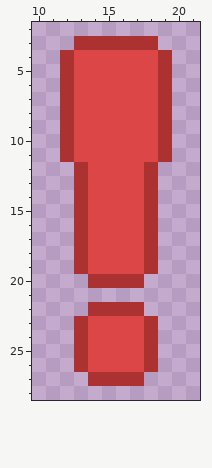
Pixel-art file, stored at Assets/Sprites/ExampleSpeech.aseprite. This is how it looked before the edit.
32x32 pixels, 1 frame. Shown: x 10..21, y 2..28.
Once edited:
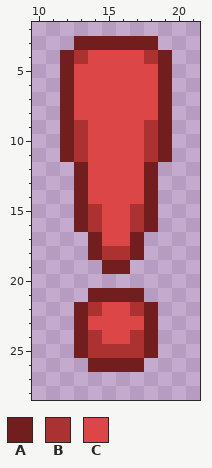
Palette (. is transparent): A #721e1e  B #ac3232  C #dc4646
What changed:
y 3: x 13..18 BBBBBB -> AAAAAA
y 4: x 12..13 BC -> AB; x 18..19 CB -> BA
y 5..8: x 12 B -> A; x 19 B -> A
y 9..11: x 12..13 BC -> AB; x 18..19 CB -> BA
y 12..14: x 13 B -> A; x 18 B -> A
y 15..16: x 13..14 BC -> AB; x 17..18 CB -> BA
y 17: x 13..14 BC -> .A; x 17..18 CB -> A.
y 18: x 13..18 BCCCCB -> .ABBA.
y 19: x 13..18 BCCCCB -> ..AA..
y 20: x 14..17 BBBB -> ....
y 21: x 14..17 .... -> AAAA
y 22: x 13 . -> A; x 15..16 BB -> CC; x 18 . -> A
y 23: x 13 B -> A; x 18 B -> A
y 24: x 13..14 BC -> AB; x 17..18 CB -> BA
y 25: x 13..18 BCCCCB -> ABBBBA
y 26: x 13..18 BCCCCB -> .AAAA.
y 27: x 14..17 BBBB -> ....
